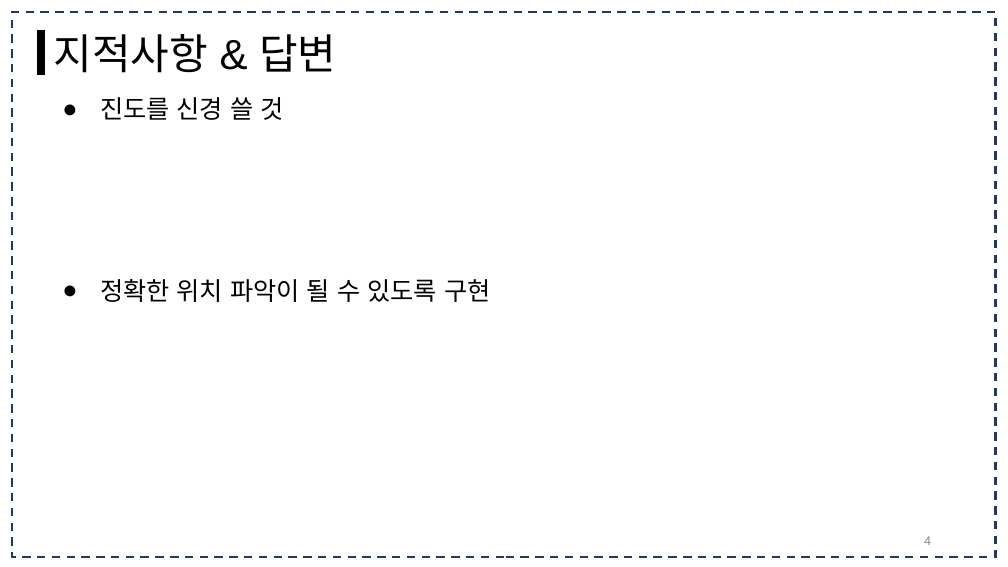
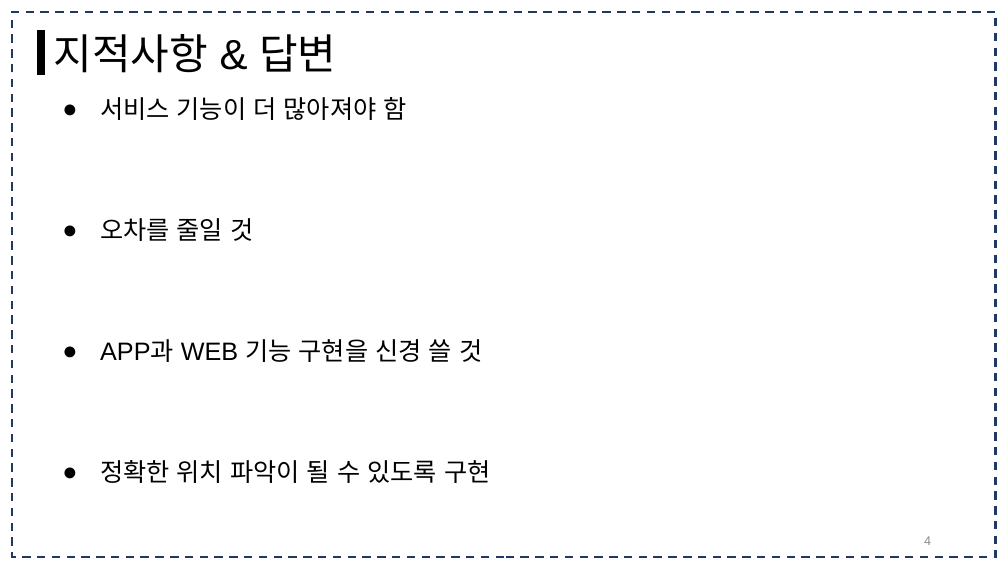
Before and after one commit to Final-Project-KPU/Semicolone-Project, a slide deck: slide 4 of 2-8(김동민,김상현,나기엽,허영민).pptx. Drawn at 1008x567 pixels with LibreOffice and Linux fonts; fonts in the diff are those of the drawing. Boxes give left, top, right and bottom in pixels: in the first picture for what was removed or moved away, otherwise in the second. Text is boxed around its words. In the diff, an @@ line names an element or a change of style, - is before the commit and + after.

```diff
--- a/2-8(김동민,김상현,나기엽,허영민).pptx
+++ b/2-8(김동민,김상현,나기엽,허영민).pptx
@@ text at (100, 97, 482, 362): text changed @@
-● 진도를 신경 쓸 것
+● 서비스 기능이 더 많아져야 함
+● 오차를 줄일 것
+● APP과 WEB 기능 구현을 신경 쓸 것
```
